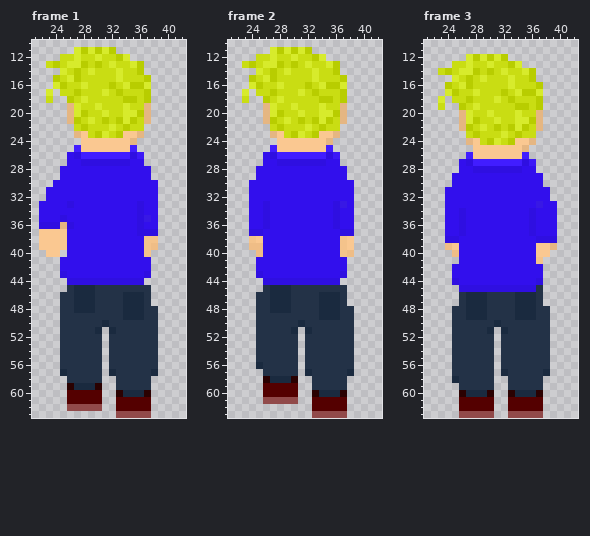
Two versions of one pixel-art file, Assets/art/MainCharacters/Liam/ATTEMPT3/liamRunUtest.aseprite. Above: the version before the commit.
64x64 pixels, 5 frames. Colours within 5 levels of each other are drawn and written as one. Shown: frame 1: x 21..42, y 10..63; frame 2: x 21..42, y 10..63; frame 3: x 21..42, y 10..63. The commit also changed other frames, which this record leaves out.
The same view after the edit:
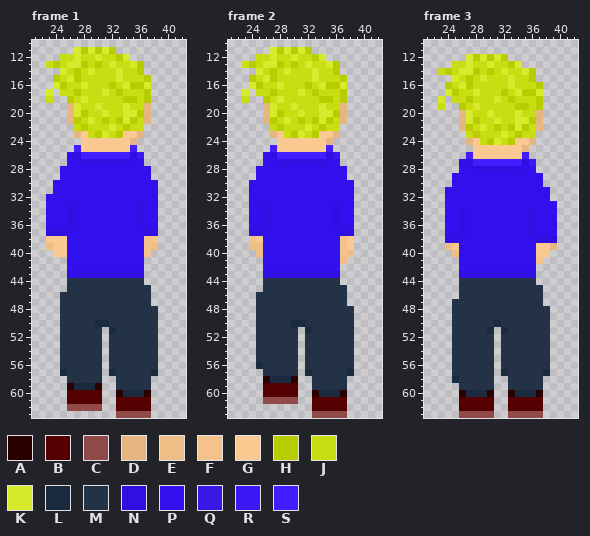
Palette (. is transparent): A #2a0101  B #540000  C #914a4a  D #e5b682  E #efbd86  F #f4c38b  G #fac891  H #b8cd00  J #c9dd13  K #d7eb2c  L #1a2a3f  M #233247  N #2f0fe1  P #320fed  Q #3818e5  R #3c18f7  S #411dff
The exact change:
Frame 1:
y 31: x 23 P -> .
y 33: x 22 P -> .
y 34: x 22 P -> .; x 26 P -> N
y 35: x 22 P -> .; x 25..26 NP -> PN; x 37 Q -> P
y 36: x 22..25 NNND -> .PPP
y 37: x 22..25 GGGG -> .NNN; x 36 N -> P
y 38: x 22 G -> .
y 39: x 22..23 GG -> .E
y 40: x 23 G -> .; x 25 . -> G
y 41..42: x 25 P -> .; x 37 P -> .
y 43: x 25..37 NPPPPPPPPPPPN -> .NNNNNNNNNNN.
y 44: x 26..36 NNNNNNNNNNN -> MMMMMMMMMMM
y 45: x 27..29 LLL -> MMM
y 46..48: x 27..29 LLL -> MMM; x 34..36 LLL -> MMM
y 49: x 34..36 LLL -> MMM
y 50: x 30 M -> L
y 51: x 30 L -> M
Frame 2:
y 33: x 37 Q -> P
y 41: x 25 P -> .; x 37 P -> E
y 42: x 25 P -> .; x 37 P -> .
y 43: x 25..37 NPPPPPPPPPPPN -> .NNNNNNNNNNN.
y 44: x 26..36 NNNNNNNNNNN -> MMMMMMMMMMM
y 45: x 27..29 LLL -> MMM
y 46..48: x 27..29 LLL -> MMM; x 34..36 LLL -> MMM
y 49: x 34..36 LLL -> MMM
y 50: x 30 M -> L
y 51: x 30 L -> M
Frame 3:
y 33: x 37 Q -> P
y 42: x 25 P -> .; x 37 P -> .
y 43: x 25..37 PPPPPPPPPPPPP -> .NNNNNNNNNNN.
y 44: x 25..37 NPPPPPPPPPPPN -> .MMMMMMMMMMM.
y 45: x 26..36 NNNNNNNNNNN -> MMMMMMMMMMM
y 46: x 27..29 LLL -> MMM; x 34..36 LLL -> MMM
y 47: x 25 . -> M; x 27..29 LLL -> MMM; x 34..36 LLL -> MMM
y 48..49: x 27..29 LLL -> MMM; x 34..36 LLL -> MMM
Where, in picture pixels (left, top, right, bottom), the same in both pictures:
changed: (39, 187, 151, 334)
changed: (340, 201, 347, 208)
changed: (256, 257, 347, 334)
changed: (536, 201, 543, 208)
changed: (452, 264, 543, 320)
